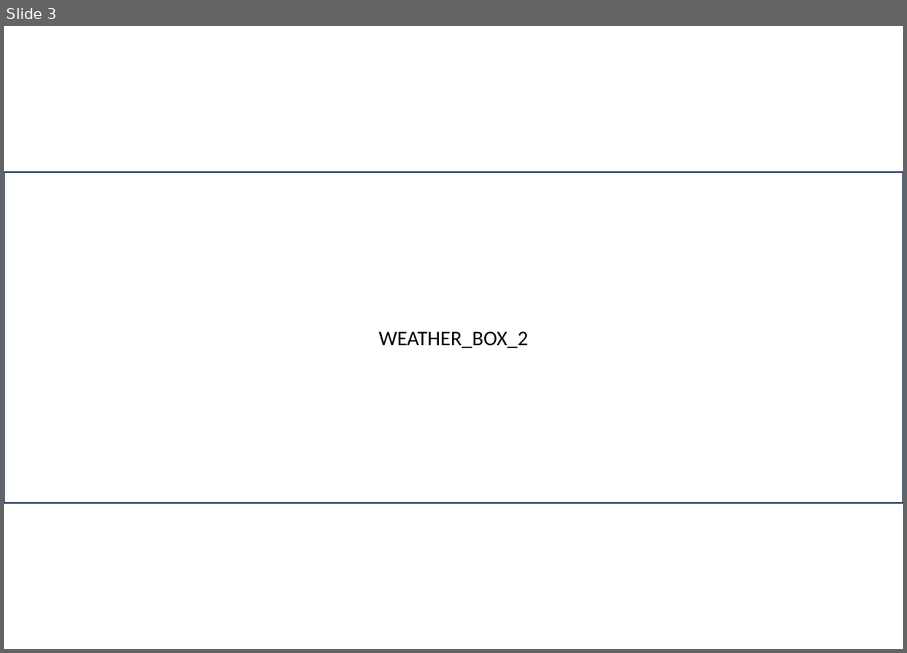
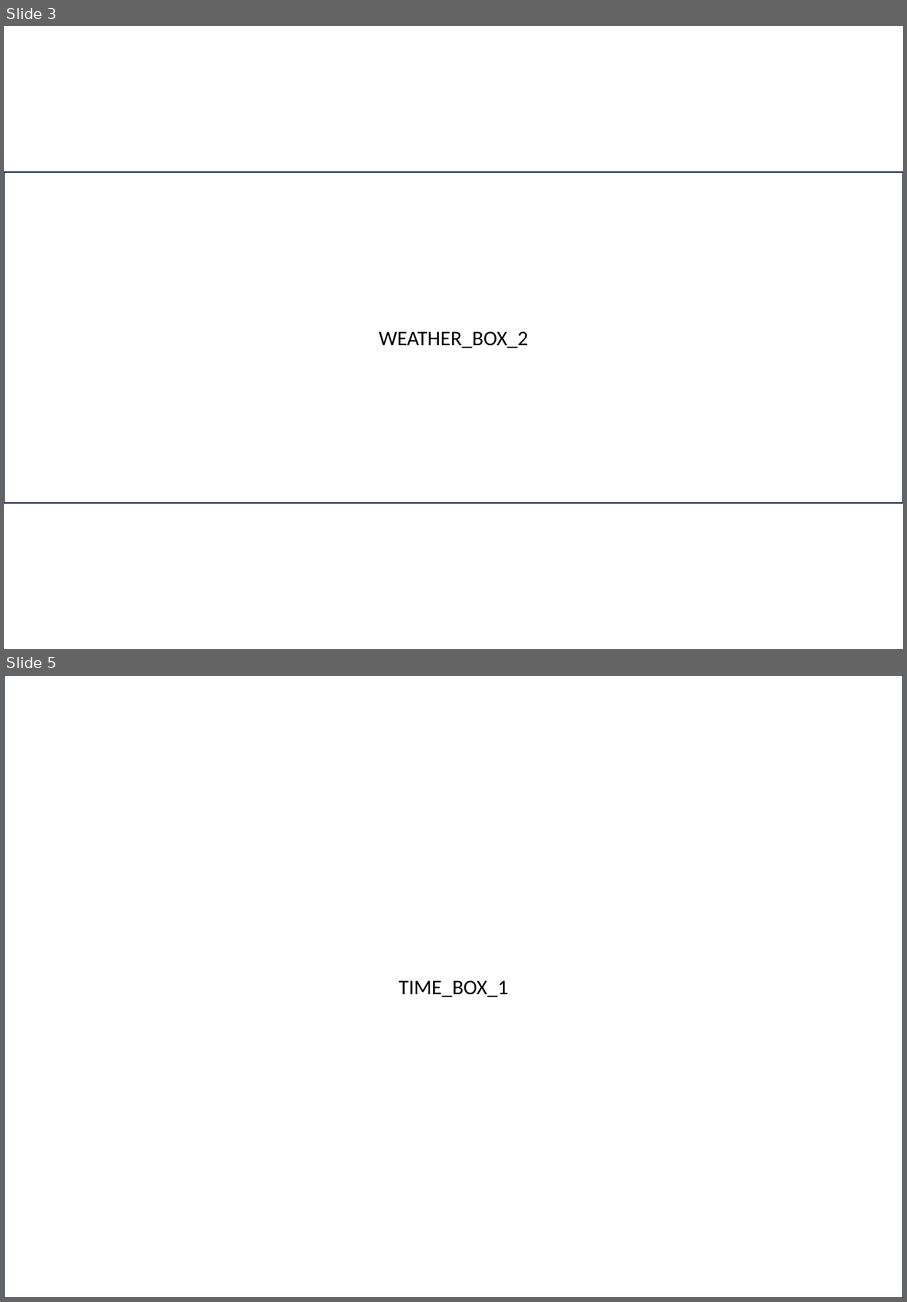
Before and after one commit to wkendnen-sketch/TBM, a slide deck: templates/sample_template2.pptx. Shown one above the other, each under a label of ours: slide 3 before the commit, slides 3 and 5 after it; the slides between them are not shown. The pictures are 907x653 and 907x1302 pixels, drawn with LibreOffice and Linux fonts; fonts in the diff are those of the drawing; background and template pictures are left out. Boxes give left, top, right and bottom in pixels: in the first picture for what was removed or moved away, otherwise in the second. Text is boxed around its words. In the diff, an @@ line names an element or a change of style, - is before the commit and + after.

```diff
--- a/templates/sample_template2.pptx
+++ b/templates/sample_template2.pptx
@@ slide 5 added at (x1=4, y1=675, x2=903, y2=1298), background #FFFFFF @@
@@ rectangle added at (x1=4, y1=675, x2=903, y2=1298), outline #1E3256 1 pt, 18 pt, text #000000 @@
+TIME_BOX_1
```
Also in this commit, not shown: 1 other slide added, 3 slides removed, 1 other file.
